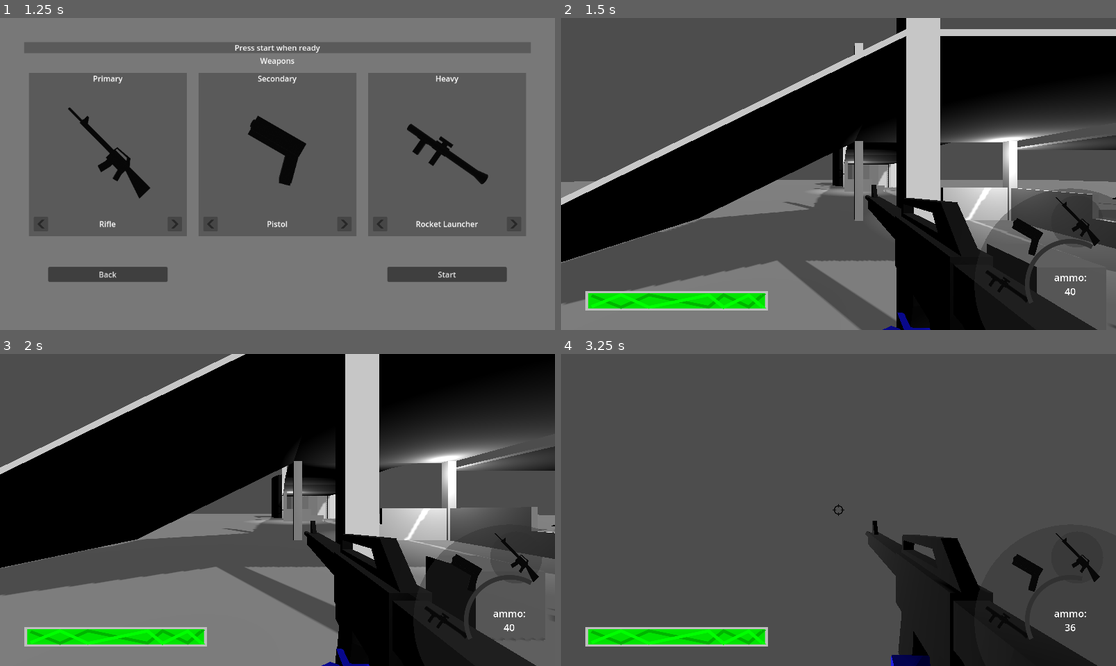
Above: before the commit, frames 1-4 (two rows, left to right).
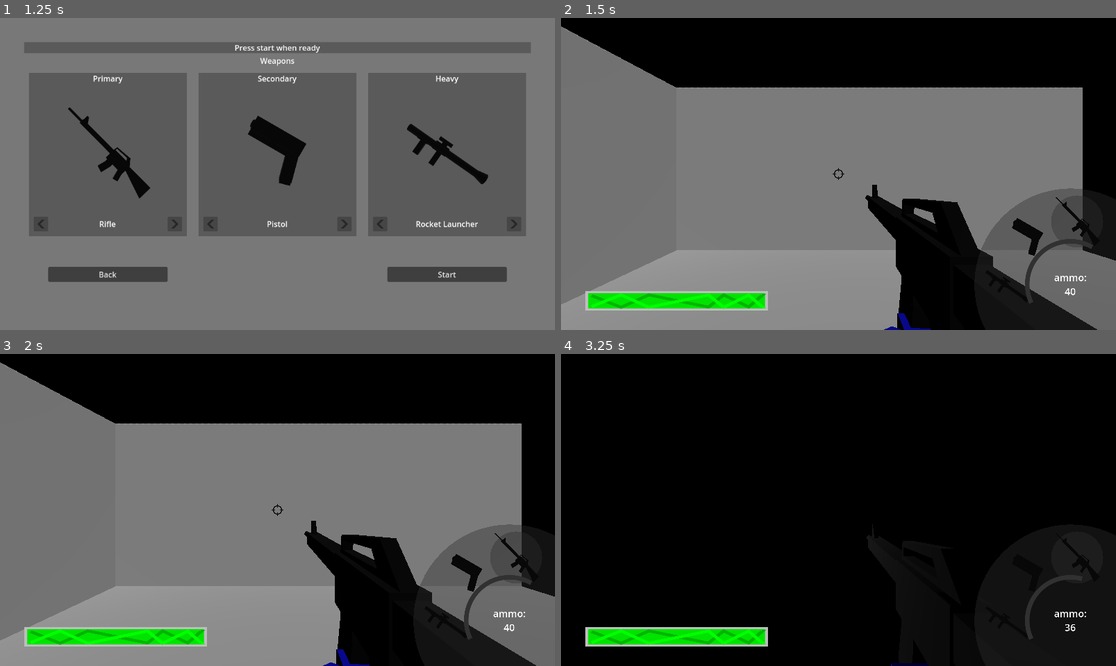
Above: after the commit, the same moments.

Repository: KellyBringino/FirstPersonShooterTest
Game: Godot game, scene res://UI/MainMenu.tscn
Two runs of this game, one before a commit and one after it. Both use one fixed random seed, a clock stepped at 60 frames per second and the inputs below.
Inputs (mouse positions are in pixels of both pictures, inside the frame that each line leads up to):
- Up to frame 1 (1.25 s): click "Start" at 0.5 s
- Up to frame 2 (1.5 s): click "Start" at 1.25 s
- Up to frame 3 (2 s): no input
- Up to frame 4 (3.25 s): tap Enter at 2 s; move the mouse to (866, 510) at 2.02 s; press the mouse at (866, 510) at 2.03 s; hold W (forward) from 2.03 s (still down); tap Space (jump) at 2.27, 2.57, 3.02, 3.05 s; tap Shift (sprint) at 2.3, 2.85 s; move the mouse to (810, 510) at 2.77 s; release the mouse at (810, 510) at 2.78 s

Frame 1 is identical in both runs. In frame 2, 66% of the frame differs, in the area x 0-100%, y 0-100%; in frame 3, 55%; in frame 4, 89%.

Commit message:
added headbob and the begginings of a level called rooms

Diff:
--- a/Global/Utils.gd
+++ b/Global/Utils.gd
@@ -1,7 +1,8 @@
 extends Node
 
 const levels = [
-	"res://Levels/testing_level.tscn"
+	"res://Levels/testing_level.tscn",
+	"res://Levels/rooms.tscn"
 ]
 
 func quitGame():
--- /dev/null
+++ b/Levels/rooms.tscn
@@ -0,0 +1,53 @@
+[gd_scene load_steps=5 format=3 uid="uid://cm28wnjxm83ll"]
+
+[ext_resource type="PackedScene" uid="uid://gnrh0udtgvel" path="res://Models/Levels/Rooms.glb" id="1_1npwj"]
+[ext_resource type="PackedScene" uid="uid://b5gjr4qrdvma7" path="res://UI/GUI.tscn" id="1_t15kf"]
+[ext_resource type="PackedScene" uid="uid://dq3sqbqaxx6kc" path="res://Player/Player.tscn" id="2_74qte"]
+
+[sub_resource type="BoxShape3D" id="BoxShape3D_pwrux"]
+size = Vector3(50, 1, 50)
+
+[node name="World" type="Node3D"]
+
+[node name="GUI" parent="." instance=ExtResource("1_t15kf")]
+
+[node name="Rooms" parent="." instance=ExtResource("1_1npwj")]
+
+[node name="lights" type="Node3D" parent="."]
+transform = Transform3D(1, 0, 0, 0, 1, 0, 0, 0, 1, -12.999, 0, 27.9478)
+
+[node name="DirectionalLight3D" type="DirectionalLight3D" parent="lights"]
+transform = Transform3D(0.776013, -0.445984, 0.445984, 0, 0.707107, 0.707107, -0.630717, -0.548724, 0.548724, 38, 13.0841, 0)
+shadow_enabled = true
+shadow_opacity = 0.65
+shadow_blur = 4.96
+
+[node name="OmniLight3D" type="OmniLight3D" parent="lights"]
+transform = Transform3D(1, 0, 0, 0, 1, 0, 0, 0, 1, 7.5, 7.79436, -50)
+shadow_enabled = true
+omni_range = 10.0
+
+[node name="OmniLight3D2" type="OmniLight3D" parent="lights"]
+transform = Transform3D(1, 0, 0, 0, 1, 0, 0, 0, 1, 5.37329, 1.22163, -55.636)
+omni_range = 9.93915
+
+[node name="OmniLight3D3" type="OmniLight3D" parent="lights"]
+transform = Transform3D(1, 0, 0, 0, 1, 0, 0, 0, 1, 1.5487, 4.13006, -31.0937)
+omni_range = 9.93915
+
+[node name="OmniLight3D4" type="OmniLight3D" parent="lights"]
+transform = Transform3D(1, 0, 0, 0, 1, 0, 0, 0, 1, 8.7832, 4.13006, -8.94975)
+omni_range = 9.93915
+
+[node name="OmniLight3D5" type="OmniLight3D" parent="lights"]
+transform = Transform3D(1, 0, 0, 0, 1, 0, 0, 0, 1, 31.1956, 4.13006, -8.94975)
+omni_range = 9.93915
+
+[node name="StaticBody3D" type="StaticBody3D" parent="."]
+
+[node name="CollisionShape3D" type="CollisionShape3D" parent="StaticBody3D"]
+transform = Transform3D(1, 0, 0, 0, 1, 0, 0, 0, 1, 0, -0.5, 0)
+shape = SubResource("BoxShape3D_pwrux")
+
+[node name="Player" parent="." instance=ExtResource("2_74qte")]
+transform = Transform3D(1, 0, 0, 0, 1, 0, 0, 0, 1, 4, 0, 5)
--- a/Models/Mobs/playerdoll.tscn
+++ b/Models/Mobs/playerdoll.tscn
@@ -66,11 +66,11 @@
 transform = Transform3D(0.29501, 4.32967e-09, 1.04737e-08, -9.64292e-09, 1, -2.98023e-08, -4.41787e-09, 7.45058e-08, 1, -0.018547, 1.63641, -0.850441)
 
 [node name="Physical Bone handL" type="PhysicalBone3D" parent="Armature/Skeleton3D/hands" index="0"]
-transform = Transform3D(-3.37849, -0.256652, -0.0860293, 0.0754919, -0.997202, 0.00975916, -0.0260269, 0.00781032, 0.999852, -0.00211529, 0.000231385, 0.0246546)
-collision_layer = 8
-collision_mask = 8
-joint_type = 1
-joint_offset = Transform3D(1, 0, 0, 0, 1, 0, 0, 0, 1, 1.92546e-06, -8.73359e-06, 0.0247206)
+transform = Transform3D(-3.37849, -0.256651, -0.0860292, 0.0754919, -0.997202, 0.0097591, -0.0260269, 0.00781029, 0.999851, -0.00211544, 0.000227094, 0.0246543)
+collision_layer = 8
+collision_mask = 8
+joint_type = 1
+joint_offset = Transform3D(1, 0, 0, 0, 1, 0, 0, 0, 1, 1.92549e-06, -8.73569e-06, 0.0247206)
 body_offset = Transform3D(-0.996942, -0.0765522, -0.00278293, 1.66148e-06, 0.0361806, -0.999566, 0.0766054, -0.996512, -0.0360766, 7.00466e-05, 0.0247102, 0.000882983)
 bone_name = "handL"
 joint_constraints/bias = 0.3
@@ -88,11 +88,11 @@
 transform = Transform3D(1, 3.83651e-09, 1.67887e-08, -3.07727e-08, 1, -2.5332e-07, -1.50169e-08, 2.23517e-07, 1.39053, -0.0185471, 1.61813, -0.636404)
 
 [node name="Physical Bone forearmL" type="PhysicalBone3D" parent="Armature/Skeleton3D/forearms" index="0"]
-transform = Transform3D(1.00001, -5.06964e-06, 1.68255e-05, -1.66181e-06, 0.99246, -0.122674, 1.34451e-05, 0.0882039, 0.713747, -0.000986312, 0.000509024, -0.0121375)
-collision_layer = 8
-collision_mask = 8
-joint_type = 1
-joint_offset = Transform3D(1, 0, 0, 0, 1, 0, 0, 0, 1, -0.000268873, -1.6192e-05, 0.148941)
+transform = Transform3D(1.00001, -5.06964e-06, 1.68255e-05, -1.66181e-06, 0.99246, -0.122674, 1.34451e-05, 0.0882039, 0.713747, -0.000986265, 0.000508666, -0.0121377)
+collision_layer = 8
+collision_mask = 8
+joint_type = 1
+joint_offset = Transform3D(1, 0, 0, 0, 1, 0, 0, 0, 1, -0.000268873, -1.61919e-05, 0.148941)
 body_offset = Transform3D(1.00001, -5.03659e-06, 1.68383e-05, -1.87457e-05, 1.27926e-05, -1.00004, 6.10949e-07, 1.00001, -7.33882e-06, 0.000266368, 0.148947, 1.72853e-05)
 bone_name = "forearmL"
 joint_constraints/bias = 0.3
@@ -110,7 +110,7 @@
 transform = Transform3D(1, 3.55067e-09, 2.15514e-08, -2.99187e-08, 1, -3.27826e-07, -1.73459e-08, 2.75671e-07, 1.39053, -0.0165004, 1.6122, -0.336373)
 
 [node name="Physical Bone bicepL" type="PhysicalBone3D" parent="Armature/Skeleton3D/bicepts_001" index="0"]
-transform = Transform3D(1, -0.000603139, 0.0137907, -8.32215e-05, 1.00005, 0.0490375, -0.00992178, -0.0352381, 0.718411, -0.00117331, -0.00432801, -0.011757)
+transform = Transform3D(1, -0.000603139, 0.0137907, -8.32215e-05, 1.00005, 0.0490375, -0.00992178, -0.0352381, 0.718411, -0.00117329, -0.00432968, -0.0117569)
 collision_layer = 8
 collision_mask = 8
 joint_type = 1
@@ -132,11 +132,11 @@
 transform = Transform3D(0.29501, -3.56067e-09, -2.88132e-08, -1.84212e-08, 1, -4.47035e-08, 2.10311e-09, -1.41561e-07, 1, -0.0185471, 1.63641, 0.850442)
 
 [node name="Physical Bone handR" type="PhysicalBone3D" parent="Armature/Skeleton3D/hands_001" index="0"]
-transform = Transform3D(3.37904, -0.25679, -0.0859742, -0.0755013, -1.00004, 0.00974176, -0.0260372, -0.00779779, -1.00017, -0.0021165, 0.00033164, -0.0247527)
-collision_layer = 8
-collision_mask = 8
-joint_type = 1
-joint_offset = Transform3D(1, 0, 0, 0, 1, 0, 0, 0, 1, 2.78051e-06, 8.95437e-05, 0.0246138)
+transform = Transform3D(3.37903, -0.25679, -0.0859741, -0.0755013, -1.00004, 0.00974177, -0.0260372, -0.00779779, -1.00017, -0.00211646, 0.000326872, -0.0247529)
+collision_layer = 8
+collision_mask = 8
+joint_type = 1
+joint_offset = Transform3D(1, 0, 0, 0, 1, 0, 0, 0, 1, 2.78038e-06, 8.95446e-05, 0.0246138)
 body_offset = Transform3D(0.997104, -0.0765996, -0.00275956, -7.85477e-06, 0.0363224, -0.999886, 0.0766185, 0.999348, 0.0361087, 7.20099e-05, 0.0246077, -0.00097847)
 bone_name = "handR"
 joint_constraints/bias = 0.3
@@ -154,11 +154,11 @@
 transform = Transform3D(1, -1.28147e-08, -3.286e-08, -5.23637e-08, 1, 2.98023e-08, -1.23299e-09, -1.19209e-07, 1.39053, -0.0185471, 1.61813, 0.636405)
 
 [node name="Physical Bone forearmR" type="PhysicalBone3D" parent="Armature/Skeleton3D/forearms_001" index="0"]
-transform = Transform3D(0.999977, 5.16588e-06, 1.76471e-05, -6.24079e-07, -0.99246, -0.122665, -1.68119e-06, 0.0882144, -0.713744, -0.00151953, 0.00049305, 0.0121204)
-collision_layer = 8
-collision_mask = 8
-joint_type = 1
-joint_offset = Transform3D(1, 0, 0, 0, 1, 0, 0, 0, 1, 0.000264229, 4.51137e-06, 0.148917)
+transform = Transform3D(0.999977, 5.16588e-06, 1.7647e-05, -6.24078e-07, -0.992458, -0.122664, -1.68119e-06, 0.0882143, -0.713741, -0.00151951, 0.000492573, 0.0121205)
+collision_layer = 8
+collision_mask = 8
+joint_type = 1
+joint_offset = Transform3D(1, 0, 0, 0, 1, 0, 0, 0, 1, 0.000264229, 4.51137e-06, 0.148918)
 body_offset = Transform3D(0.999977, 6.25849e-06, 1.76297e-05, -2.41399e-06, 1.66893e-06, -1.00003, -7.5996e-07, 1.00001, -1.47524e-06, -0.000266848, 0.148922, -4.29153e-06)
 bone_name = "forearmR"
 joint_constraints/bias = 0.3
@@ -176,11 +176,11 @@
 transform = Transform3D(1, -2.79397e-09, -4.93928e-08, -6.18747e-08, 1, -3.72529e-08, 9.3587e-09, -8.56817e-08, 1.39053, -0.0165004, 1.6122, 0.336373)
 
 [node name="Physical Bone bicepR" type="PhysicalBone3D" parent="Armature/Skeleton3D/bicepts" index="0"]
-transform = Transform3D(0.999905, 0.000591477, 0.0137772, -7.66033e-05, -0.998883, 0.0489906, 0.00992369, -0.0352267, -0.71824, -0.00121406, -0.00438511, 0.0117715)
-collision_layer = 8
-collision_mask = 8
-joint_type = 1
-joint_offset = Transform3D(1, 0, 0, 0, 1, 0, 0, 0, 1, 2.42843e-05, -2.89285e-05, 0.152937)
+transform = Transform3D(0.999905, 0.000591475, 0.0137772, -7.66033e-05, -0.998879, 0.0489906, 0.0099237, -0.0352266, -0.71824, -0.00121403, -0.0043869, 0.0117712)
+collision_layer = 8
+collision_mask = 8
+joint_type = 1
+joint_offset = Transform3D(1, 0, 0, 0, 1, 0, 0, 0, 1, 2.42843e-05, -2.89287e-05, 0.152936)
 body_offset = Transform3D(1, -1.14935e-05, -9.39891e-06, 2.38419e-07, 4.84694e-06, -1.00003, 3.49333e-06, 1.00008, -1.02146e-06, -2.28472e-05, 0.152941, 2.90871e-05)
 bone_name = "bicepR"
 joint_constraints/bias = 0.3
@@ -198,11 +198,11 @@
 transform = Transform3D(1, -7.45058e-09, 9.07034e-11, -3.72529e-08, 1, 1.16415e-10, -9.3368e-11, 3.49244e-10, 1, -5.57111e-09, 1.875, 3.83566e-10)
 
 [node name="Physical Bone head" type="PhysicalBone3D" parent="Armature/Skeleton3D/head_2" index="0"]
-transform = Transform3D(1, 3.00062e-11, -7.58581e-09, -7.58582e-09, -1.17651e-10, -1, -8.68585e-10, 1, -1.16417e-10, -4.65661e-10, -0.0622178, -1.54428e-11)
-collision_layer = 8
-collision_mask = 8
-joint_type = 1
-joint_offset = Transform3D(1, 0, 0, 0, 1, 0, 0, 0, 1, -6.3084e-12, 8.19963e-12, 0.0622175)
+transform = Transform3D(1, 3.00062e-11, -7.58581e-09, -7.58583e-09, -1.17651e-10, -1, -8.68582e-10, 1, -1.16418e-10, -4.65664e-10, -0.062218, -1.54432e-11)
+collision_layer = 8
+collision_mask = 8
+joint_type = 1
+joint_offset = Transform3D(1, 0, 0, 0, 1, 0, 0, 0, 1, -6.30784e-12, 8.19963e-12, 0.0622175)
 body_offset = Transform3D(1, 0, -1.50364e-08, -1.50364e-08, -1.23839e-12, -1, -8.38575e-10, 1, -4.85133e-15, 9.41835e-10, 0.0622175, -8.19933e-12)
 bone_name = "head"
 joint_constraints/bias = 0.3
@@ -226,11 +226,11 @@
 transform = Transform3D(0.999999, -1.49009e-08, -3.46968e-07, 2.53318e-07, 1, -2.81793e-06, 3.32227e-07, 2.4861e-06, 1, 0.0845562, 0.0453132, 0.154583)
 
 [node name="Physical Bone footR" type="PhysicalBone3D" parent="Armature/Skeleton3D/feet" index="0"]
-transform = Transform3D(-0.116404, 0.22647, -0.967604, -0.527691, 0.814196, 0.252911, 0.841432, 0.53985, 0.0247396, -0.0633978, 0.0165952, 0.00257908)
-collision_layer = 8
-collision_mask = 8
-joint_type = 1
-joint_offset = Transform3D(1, 0, 0, 0, 1, 0, 0, 0, 1, -0.000790563, -0.000466768, 0.0655063)
+transform = Transform3D(-0.116404, 0.22647, -0.967605, -0.527691, 0.814196, 0.252911, 0.841432, 0.53985, 0.0247396, -0.0633978, 0.0165953, 0.00257881)
+collision_layer = 8
+collision_mask = 8
+joint_type = 1
+joint_offset = Transform3D(1, 0, 0, 0, 1, 0, 0, 0, 1, -0.000790562, -0.00046677, 0.0655063)
 body_offset = Transform3D(0.540378, -0.843864, -0.0385697, -1.63987e-05, 0.0457898, -0.999367, 0.841431, 0.53985, 0.0247389, 0.00255987, 0.0654862, -0.000703365)
 bone_name = "footR"
 joint_constraints/bias = 0.3
@@ -248,11 +248,11 @@
 transform = Transform3D(1, -5.35619e-07, 4.2545e-07, 5.96016e-07, 1, 1.07288e-06, -3.12791e-07, -1.11759e-06, 1.39053, -0.0280941, 0.354771, 0.134561)
 
 [node name="Physical Bone calfR" type="PhysicalBone3D" parent="Armature/Skeleton3D/calves" index="0"]
-transform = Transform3D(0.998858, 3.58918e-05, 0.051324, -0.0511981, -0.0909895, 0.994723, 0.0033616, -0.71621, -0.0653633, -0.0025297, -0.0511958, 0.0019679)
-collision_layer = 8
-collision_mask = 8
-joint_type = 1
-joint_offset = Transform3D(1, 0, 0, 0, 1, 0, 0, 0, 1, 2.60372e-06, -4.24688e-06, 0.22628)
+transform = Transform3D(0.998858, 3.58918e-05, 0.0513237, -0.0511982, -0.0909894, 0.994719, 0.0033616, -0.71621, -0.0653631, -0.0025297, -0.0511958, 0.00196803)
+collision_layer = 8
+collision_mask = 8
+joint_type = 1
+joint_offset = Transform3D(1, 0, 0, 0, 1, 0, 0, 0, 1, 2.60373e-06, -4.24688e-06, 0.226281)
 body_offset = Transform3D(1.00018, 3.51669e-05, -1.3072e-05, 7.43791e-05, -7.82157e-06, -1.00018, 3.86574e-06, 1.00006, 2.89881e-06, 3.53903e-07, 0.226322, 3.59118e-06)
 bone_name = "calfR"
 joint_constraints/bias = 0.3
@@ -270,11 +270,11 @@
 transform = Transform3D(1, -8.475e-07, 8.98452e-07, 8.92176e-07, 1, -1.43796e-06, -6.51896e-07, 6.78003e-07, 1.39053, -0.00115118, 0.731809, 0.101277)
 
 [node name="Physical Bone thighR" type="PhysicalBone3D" parent="Armature/Skeleton3D/thighs" index="0"]
-transform = Transform3D(0.992127, 3.38013e-05, 0.0518707, -0.051776, -0.0562097, 0.997075, 0.00209757, -0.718081, -0.0403619, -0.00835362, -0.0204147, 0.00372306)
-collision_layer = 8
-collision_mask = 8
-joint_type = 1
-joint_offset = Transform3D(1, 0, 0, 0, 1, 0, 0, 0, 1, -1.40194e-06, 2.62794e-06, 0.18327)
+transform = Transform3D(0.992127, 3.38013e-05, 0.0518707, -0.0517761, -0.05621, 0.997076, 0.00209757, -0.718085, -0.0403619, -0.00835362, -0.0204147, 0.00372308)
+collision_layer = 8
+collision_mask = 8
+joint_type = 1
+joint_offset = Transform3D(1, 0, 0, 0, 1, 0, 0, 0, 1, -1.40195e-06, 2.62792e-06, 0.18327)
 body_offset = Transform3D(0.993482, 3.34389e-05, 1.24574e-05, 0.000338316, 8.14044e-06, -1, -1.77841e-06, 1.0001, 5.57969e-06, -8.90344e-07, 0.18327, -3.65078e-06)
 bone_name = "thighR"
 joint_constraints/bias = 0.3
@@ -292,11 +292,11 @@
 transform = Transform3D(1, -2.68222e-07, -6.74033e-07, 3.27826e-07, 1, -1.43676e-06, 7.33183e-07, 1.50042e-06, 1, 0.0845562, 0.0453128, -0.154583)
 
 [node name="Physical Bone footL" type="PhysicalBone3D" parent="Armature/Skeleton3D/feet_001" index="0"]
-transform = Transform3D(0.11639, 0.226369, -0.967063, 0.527704, 0.810783, 0.253298, 0.841417, -0.534961, -0.0249376, -0.0633978, 0.0165999, -0.00166738)
-collision_layer = 8
-collision_mask = 8
-joint_type = 1
-joint_offset = Transform3D(1, 0, 0, 0, 1, 0, 0, 0, 1, 1.37526e-05, -1.52739e-05, 0.065555)
+transform = Transform3D(0.11639, 0.226369, -0.967063, 0.527704, 0.810783, 0.253298, 0.841417, -0.534962, -0.0249376, -0.0633978, 0.0165999, -0.00166698)
+collision_layer = 8
+collision_mask = 8
+joint_type = 1
+joint_offset = Transform3D(1, 0, 0, 0, 1, 0, 0, 0, 1, 1.3754e-05, -1.52792e-05, 0.0655551)
 body_offset = Transform3D(-0.540386, -0.84051, -0.0390638, 6.70552e-08, 0.046427, -0.998922, 0.841417, -0.534961, -0.024937, 0.00255542, 0.0654851, 0.001615)
 bone_name = "footL"
 joint_constraints/bias = 0.3
@@ -314,11 +314,11 @@
 transform = Transform3D(1, -7.49071e-07, 1.48494e-07, 9.17104e-07, 1, -1.43051e-06, -4.88141e-08, 1.09524e-06, 1.39053, -0.0280941, 0.354771, -0.134561)
 
 [node name="Physical Bone calfL" type="PhysicalBone3D" parent="Armature/Skeleton3D/calves_001" index="0"]
-transform = Transform3D(0.998711, -1.52862e-05, 0.0513686, -0.0512193, 0.0912018, 0.995476, -0.00335196, -0.716158, 0.0653484, -0.00252913, -0.0511836, -0.00196977)
-collision_layer = 8
-collision_mask = 8
-joint_type = 1
-joint_offset = Transform3D(1, 0, 0, 0, 1, 0, 0, 0, 1, 1.26858e-06, -1.95882e-05, 0.226099)
+transform = Transform3D(0.998706, -1.52862e-05, 0.0513684, -0.051219, 0.0912021, 0.995472, -0.00335195, -0.71616, 0.0653483, -0.00252914, -0.0511836, -0.0019698)
+collision_layer = 8
+collision_mask = 8
+joint_type = 1
+joint_offset = Transform3D(1, 0, 0, 0, 1, 0, 0, 0, 1, 1.26859e-06, -1.95883e-05, 0.2261)
 body_offset = Transform3D(1.00003, -2.67384e-05, -7.06315e-06, 0.000101503, -0.000211118, -1.00093, -1.81847e-05, 1.00001, 8.61093e-05, 3.27826e-07, 0.22631, 1.19209e-07)
 bone_name = "calfL"
 joint_constraints/bias = 0.3
@@ -336,7 +336,7 @@
 transform = Transform3D(1, -1.20818e-06, 1.00297e-07, 1.37387e-06, 1, -1.8999e-06, -1.40379e-08, 1.45286e-06, 1.39053, -0.00115118, 0.731809, -0.101277)
 
 [node name="Physical Bone thighL" type="PhysicalBone3D" parent="Armature/Skeleton3D/thighs_001" index="0"]
-transform = Transform3D(0.998654, 2.60948e-05, 0.0518632, -0.0517776, 0.0562038, 0.997135, -0.00209549, -0.718027, 0.0403575, -0.0083527, -0.0204139, -0.00372028)
+transform = Transform3D(0.998654, 2.60949e-05, 0.0518632, -0.0517776, 0.0562039, 0.997137, -0.00209549, -0.718028, 0.0403576, -0.00835271, -0.0204139, -0.00372022)
 collision_layer = 8
 collision_mask = 8
 joint_type = 1
@@ -362,7 +362,7 @@
 collision_layer = 8
 collision_mask = 8
 joint_type = 1
-joint_offset = Transform3D(1, 0, 0, 0, 1, 0, 0, 0, 1, 1.11022e-16, -5.47087e-17, 0.110646)
+joint_offset = Transform3D(1, 0, 0, 0, 1, 0, 0, 0, 1, 1.11022e-16, -5.47088e-17, 0.110646)
 body_offset = Transform3D(1, 0, 0, 0, -4.73789e-19, -1, 0, 1, -7.25235e-18, -1.11022e-16, 0.110646, 5.55112e-17)
 bone_name = "spine2"
 joint_constraints/bias = 0.3
--- a/Player/Player.gd
+++ b/Player/Player.gd
@@ -29,6 +29,7 @@
 var leadTrigger : bool = false
 var crouching : bool = false
 var leftStepNext : bool = false
+var jumpGrace : bool = false
 var curMoveState : movestate = movestate.STANDING
 var heldGun
 var primary
@@ -166,14 +167,16 @@
 		t.tween_callback(func(): leftStepNext = true)
 
 func holdFireHeldGun():
-	if leadTrigger:
+	if leadTrigger && !sprinting:
 		heldGun.heldFire()
 
 func singleFireHeldGun():
-	heldGun.singleFire()
+	if !sprinting:
+		heldGun.singleFire()
 
 func releaseFireHeldGun():
-	heldGun.releaseFire()
+	if !sprinting:
+		heldGun.releaseFire()
 
 func reloadHeldGun():
 	heldGun.reload()
@@ -197,26 +200,37 @@
 	#check if sprinting, then modify speed if sprinting
 	sprinting = Input.is_action_pressed("sprint") && Input.is_action_pressed("forward")
 	if sprinting:
+		$CameraController/Camera3D/AnimationPlayer.play("SHeadBob")
 		curMoveState = movestate.SPRINTING
 		velocity.x = sprintDir.x * SPEED
 		velocity.z = sprintDir.z * SPEED
 	#handle movement and deceleration
 	elif direction:
+		$CameraController/Camera3D/AnimationPlayer.play("HeadBob")
 		velocity.x = direction.x * SPEED
 		velocity.z = direction.z * SPEED
 	else:
 		velocity.x = move_toward(velocity.x, 0, SPEED)
 		velocity.z = move_toward(velocity.z, 0, SPEED)
 
+	if Input.is_action_just_pressed("jump"):
+		jumpGrace = true
+		$JumpGraceTimer.start()
+
 	# Handle jump.
-	if Input.is_action_just_pressed("jump") and is_on_floor():
-		curMoveState = movestate.JUMPING
-		velocity.y = JUMP_VELOCITY
+	if jumpGrace and is_on_floor():
+		jump()
+
+func jump():
+	curMoveState = movestate.JUMPING
+	velocity.y = JUMP_VELOCITY
 
 func pointGun():
-	if $CameraController/Camera3D/lookRay.is_colliding():
+	if $CameraController/Camera3D/lookRay.is_colliding() && !sprinting:
 		var lookpoint = $CameraController/Camera3D/lookRay.get_collision_point()
 		$CameraController/GunController.look_at(lookpoint, Vector3(0,1,0))
+	elif sprinting:
+		$CameraController/GunController.rotation = Vector3.UP
 	else:
 		$CameraController/GunController.rotation = Vector3.ZERO
 
@@ -341,3 +355,7 @@
 	if !Game.pauseCheck() and event is InputEventMouseMotion:
 		rotInput = -event.relative.x
 		tiltInput = -event.relative.y
+
+
+func _on_jump_grace_timer_timeout():
+	jumpGrace = false
--- a/Player/Player.tscn
+++ b/Player/Player.tscn
@@ -1,9 +1,64 @@
-[gd_scene load_steps=6 format=3 uid="uid://dq3sqbqaxx6kc"]
+[gd_scene load_steps=10 format=3 uid="uid://dq3sqbqaxx6kc"]
 
 [ext_resource type="Script" path="res://Player/Player.gd" id="1_c8ruj"]
 [ext_resource type="PackedScene" uid="uid://q5w6ovnnrknu" path="res://Models/Mobs/playerdoll.tscn" id="2_3l5dt"]
 
 [sub_resource type="CapsuleShape3D" id="CapsuleShape3D_gp11y"]
+
+[sub_resource type="Animation" id="Animation_uaono"]
+resource_name = "HeadBob"
+length = 0.5
+step = 0.02
+tracks/0/type = "value"
+tracks/0/imported = false
+tracks/0/enabled = true
+tracks/0/path = NodePath(".:v_offset")
+tracks/0/interp = 1
+tracks/0/loop_wrap = true
+tracks/0/keys = {
+"times": PackedFloat32Array(0, 0.34, 0.5),
+"transitions": PackedFloat32Array(1, 1, 1),
+"update": 0,
+"values": [0.0, 0.02, 0.0]
+}
+
+[sub_resource type="Animation" id="Animation_vtoxa"]
+length = 0.001
+tracks/0/type = "value"
+tracks/0/imported = false
+tracks/0/enabled = true
+tracks/0/path = NodePath(".:v_offset")
+tracks/0/interp = 1
+tracks/0/loop_wrap = true
+tracks/0/keys = {
+"times": PackedFloat32Array(0),
+"transitions": PackedFloat32Array(1),
+"update": 0,
+"values": [0.0]
+}
+
+[sub_resource type="Animation" id="Animation_ocnqp"]
+resource_name = "SHeadBob"
+length = 0.3
+tracks/0/type = "value"
+tracks/0/imported = false
+tracks/0/enabled = true
+tracks/0/path = NodePath(".:v_offset")
+tracks/0/interp = 1
+tracks/0/loop_wrap = true
+tracks/0/keys = {
+"times": PackedFloat32Array(0, 0.2, 0.3),
+"transitions": PackedFloat32Array(1, 1, 1),
+"update": 0,
+"values": [0.0, 0.02, 0.0]
+}
+
+[sub_resource type="AnimationLibrary" id="AnimationLibrary_rtkms"]
+_data = {
+"HeadBob": SubResource("Animation_uaono"),
+"RESET": SubResource("Animation_vtoxa"),
+"SHeadBob": SubResource("Animation_ocnqp")
+}
 
 [sub_resource type="GDScript" id="GDScript_6ur5u"]
 script/source = "extends RayCast3D
@@ -47,6 +102,11 @@
 target_position = Vector3(0, 0, -100)
 collision_mask = 49
 
+[node name="AnimationPlayer" type="AnimationPlayer" parent="CameraController/Camera3D"]
+libraries = {
+"": SubResource("AnimationLibrary_rtkms")
+}
+
 [node name="GunController" type="Node3D" parent="CameraController"]
 transform = Transform3D(1, 0, 0, 0, 1, 0, 0, 0, 1, 0.185, 0.048058, -0.306158)
 
@@ -179,4 +239,8 @@
 [node name="LeftJumpTarget" type="Node3D" parent="StepTargetController"]
 transform = Transform3D(-0.0449434, 0.254887, -0.965926, 0.167731, -0.951251, -0.258819, -0.984808, -0.173648, -4.2222e-08, 0.155, 0.38212, 0)
 
+[node name="JumpGraceTimer" type="Timer" parent="."]
+wait_time = 0.25
+
 [connection signal="timeout" from="SwapButtonTimer" to="." method="_on_swap_button_timer_timeout"]
+[connection signal="timeout" from="JumpGraceTimer" to="." method="_on_jump_grace_timer_timeout"]
--- a/UI/LevelSelect.gd
+++ b/UI/LevelSelect.gd
@@ -26,7 +26,7 @@
 
 func _on_start_button_pressed():
 	Game.choose(pri,sec+1,hea)
-	Utils.loadLevel(0)
+	Utils.loadLevel(1)
 
 func movePri(amount):
 	pri = (pri + amount) % priMax
Binary file added: Models/Levels/Rooms.glb
Not shown, added: Models/Levels/Rooms.glb.import
Not shown, added: Models/Levels/Rooms.blend
Not shown, added: Models/Levels/Rooms.blend1
